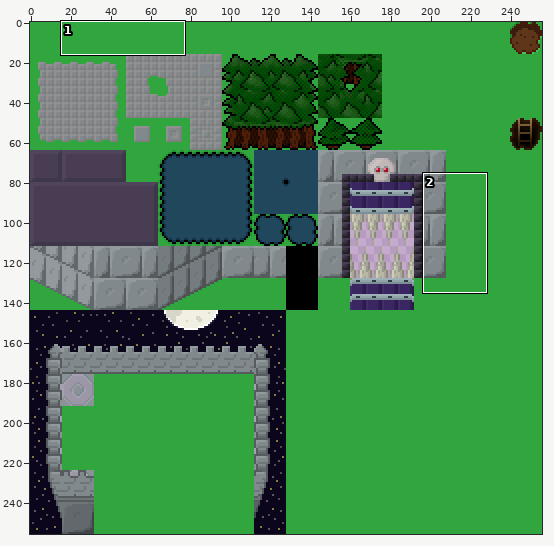
Sprite sheet -- src/data/image/8-castleext.png. Above: a wide view before the commit, with the close-up outlined.
Close-up. As it was:
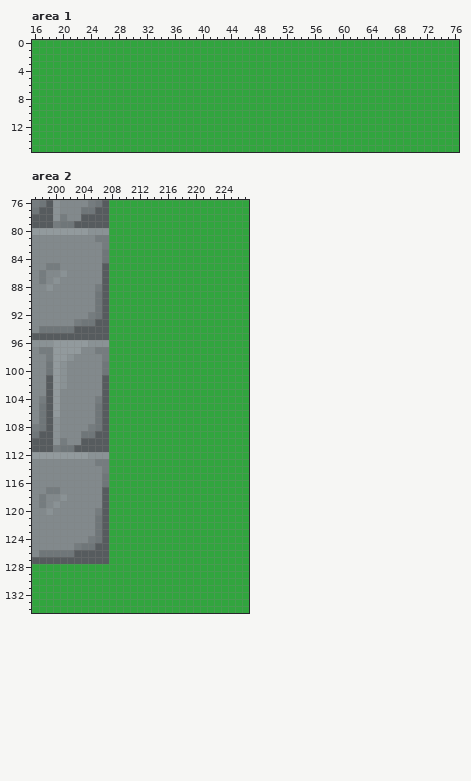
The file is 256x256 pixels. Colours within 5 levels of each other are drawn and written as one. Shown: area 1: x 16..76, y 0..15; area 2: x 197..227, y 76..134.
The result:
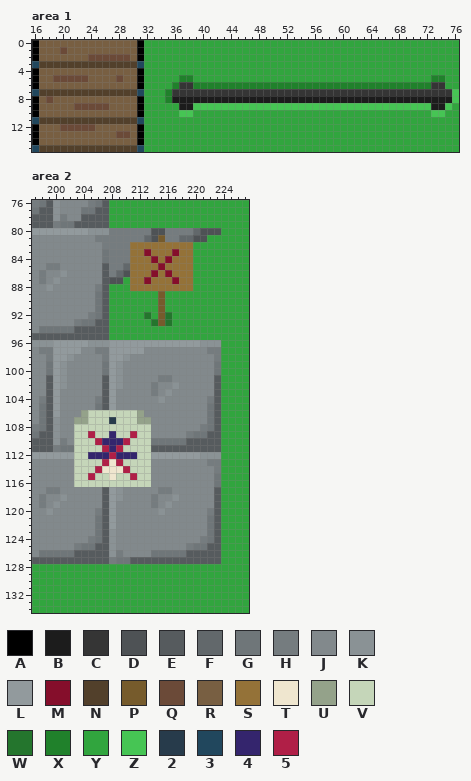
Palette (. is transparent): A #000000  B #1c1c1c  C #353535  D #4e5255  E #565b5e  F #62686b  G #6f7679  H #757c7f  J #82898c  K #8a9295  L #929a9d  M #850e2b  N #52402b  P #765b2c  Q #6b4a38  R #785f42  S #947238  T #efe6cf  U #94a28a  V #c5d6b9  W #24752d  X #20812b  Y #31a53e  Z #46c554  2 #273b4b  3 #21475d  4 #34256d  5 #b01f47
The exact change:
Changed rows in their new state; - is an unchanged pixel.
Area 1:
first column x 16:
 0 ARRRRRRRRRRRRRRA---------------------------------------------
 1 ARRRQRRRRRRRRRRA---------------------------------------------
 2 ARRRRRRRQQQQQQRA---------------------------------------------
 3 3NNNNNNNNNNNNNN3---------------------------------------------
 4 ARRRRRRRRRRRRRRA---------------------------------------------
 5 ARRQQQQQRRRRQRRA-----XX----------------------------------XX--
 6 ARRRRRRRRRRRRRRA----XCCXXXXXXXXXXXXXXXXXXXXXXXXXXXXXXXXXXCC--
 7 3NNNNNNNNNNNNNN3---XCCCCCCCCCCCCCCCCCCCCCCCCCCCCCCCCCCCCCCCCZ
 8 ARQRRRRRRRRRRRRA---XBBBBBBBBBBBBBBBBBBBBBBBBBBBBBBBBBBBBBBBBZ
 9 ARRRRRQQQQQRRRRA-----BBZZZZZZZZZZZZZZZZZZZZZZZZZZZZZZZZZZBBZ-
10 ARRRRRRRRRRRRRRA-----ZZ----------------------------------ZZ--
11 3NNNNNNNNNNNNNN3---------------------------------------------
12 ARRRQQQQQRRRRRRA---------------------------------------------
13 ARRRRRRRRRRRQQRA---------------------------------------------
14 ARRRRRRRRRRRRRRA---------------------------------------------
15 3NNNNNNNNNNNNNN3---------------------------------------------
Area 2:
first column x 203:
 80 -----HHHHHHDDHHHHFDDD
 81 -----HHHHHFDPHHFFDD--
 82 -----HHHSSSSSSSSS----
 83 -----HHHSSMSSSMSS----
 84 -----HHHSSSMSMSSS----
 85 -----HHFSSSSMSSSS----
 86 -----HFDSSSMSMSSS----
 87 -----DD-SSMSSSMSS----
 88 --------SSSSSSSSS----
 89 ------------P--------
 90 ------------P--------
 91 ------------P--------
 92 ----------W-PW-------
 93 -----------WPW-------
 96 -----LLLLLLLLLLLLLKKK
 97 -----LLLLLJJJJJJJJJHH
 98 -----LLKJJJJJJJJJJJJH
 99 -----LKJJJJJJJJJJJJJG
100 -----LKJJJJJJJJJJJJJG
101 -----LKJJJJJHHJJJJJJE
102 -----LKJJJJHJJKJJJJJE
103 -----LJJJJJHJKJJJJJJE
104 -----LJJJJJJKJJJJJJHE
105 -----LJJJJJJJJJJJJJGE
106 -UVVVVVVVUJJJJJJJJJGE
107 UUVVV2VVVUUJJJJJJJJGE
108 VVVVVVVVVVVJJJJJJJHGE
109 VV5VV4VV5VVJJJJJHGGEE
110 VVV54445VVVGGGGGEEEEE
111 VVVV545VVVVEEEEEEEEEE
112 VV4445444VVLLLLLLLKKK
113 VVVV5T5VVVVJJJJJJJJHH
114 VVV5TTT5VVVJJJJJJJJJH
115 VV5VVTVV5VVJJJJJJJJJG
116 VVVVVVVVVVVJJJJJJJJJG
117 -----LKJJJJJHHJJJJJJE
118 -----LKJJJJHJJKJJJJJE
119 -----LJJJJJHJKJJJJJJE
120 -----LJJJJJJKJJJJJJHE
121 -----LJJJJJJJJJJJJJGE
122 -----LJJJJJJJJJJJJJGE
123 -----KJJJJJJJJJJJJJGE
124 -----KJJJJJJJJJJJJHGE
125 -----KJJJJJJJJJJHGGEE
126 -----KHJJJJGGGGGEEEEE
127 -----HGGEEEEEEEEEEEEE
